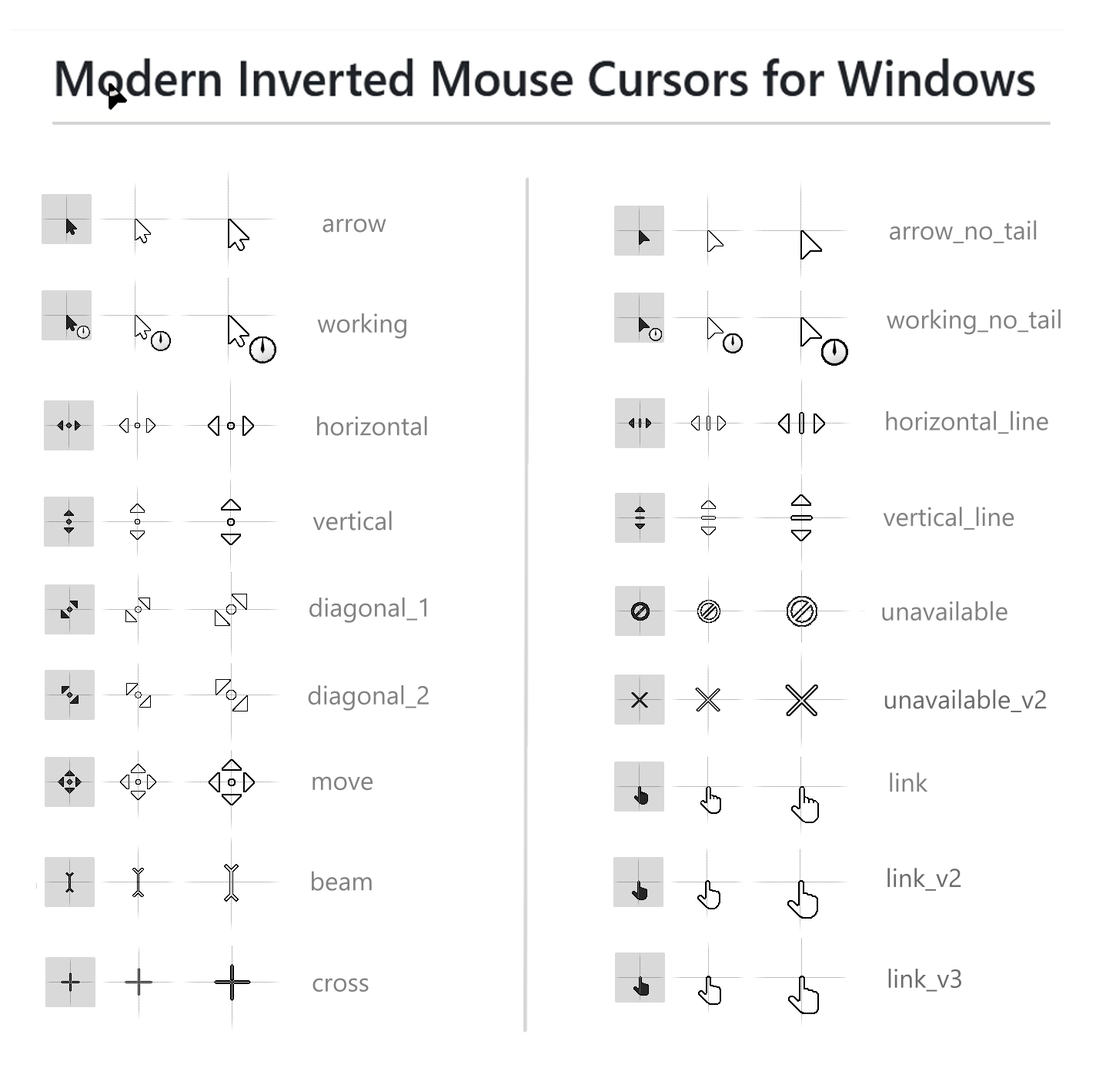
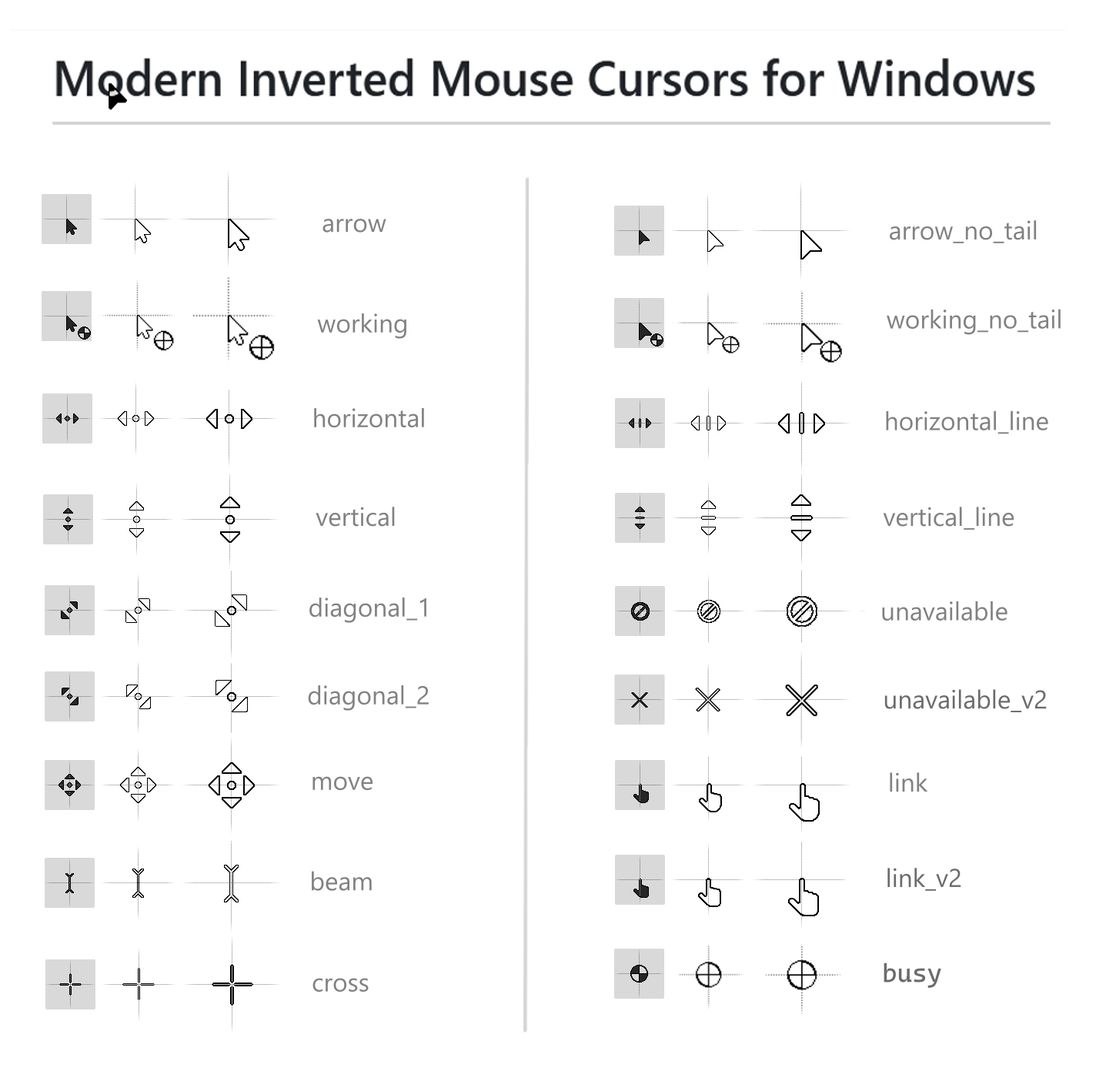
Layers edited between the first and the second 1116px x 1078px image:
removed layer "loading" over (x1=41, y1=277, x2=278, y2=406)
added layer "working" above "working_2" over (x1=41, y1=277, x2=148, y2=395)
added layer "working_2" above "working_3" over (x1=49, y1=277, x2=247, y2=395)
added layer "working_3" above "horizontal" over (x1=147, y1=277, x2=278, y2=395)
painted on "horizontal" over (x1=42, y1=344, x2=345, y2=554)
painted on "vertical" over (x1=42, y1=394, x2=345, y2=603)
moved "move" above "diag1", painted on it over (x1=36, y1=652, x2=282, y2=899)
painted on "diag1" over (x1=43, y1=504, x2=345, y2=750)
painted on "diag2" over (x1=44, y1=602, x2=282, y2=835)
painted on "beam" over (x1=36, y1=788, x2=282, y2=1008)
removed layer "loading_notail" over (x1=614, y1=291, x2=851, y2=382)
added layer "working_no_tal_1" above "working_no_tail_2" over (x1=614, y1=291, x2=740, y2=355)
added layer "working_no_tail_2" above "working_no_tail_3" over (x1=614, y1=291, x2=789, y2=355)
added layer "working_no_tail_3" above "horizontal_line" over (x1=739, y1=291, x2=851, y2=382)
painted on "horizontal_line" over (x1=614, y1=307, x2=851, y2=382)
painted on "cross" over (x1=36, y1=886, x2=282, y2=1035)
removed layer "link" over (x1=613, y1=756, x2=852, y2=899)
renamed "link_v2" to "link", painted on it over (x1=613, y1=756, x2=937, y2=998)
renamed "link_v3" to "link_v2", painted on it over (x1=613, y1=809, x2=887, y2=1028)
added layer "busy" above "busy_2" over (x1=614, y1=940, x2=740, y2=1015)
added layer "busy_2" above "busy_3" over (x1=640, y1=886, x2=789, y2=1015)
added layer "busy_3" above "Фон" over (x1=739, y1=886, x2=887, y2=1028)
